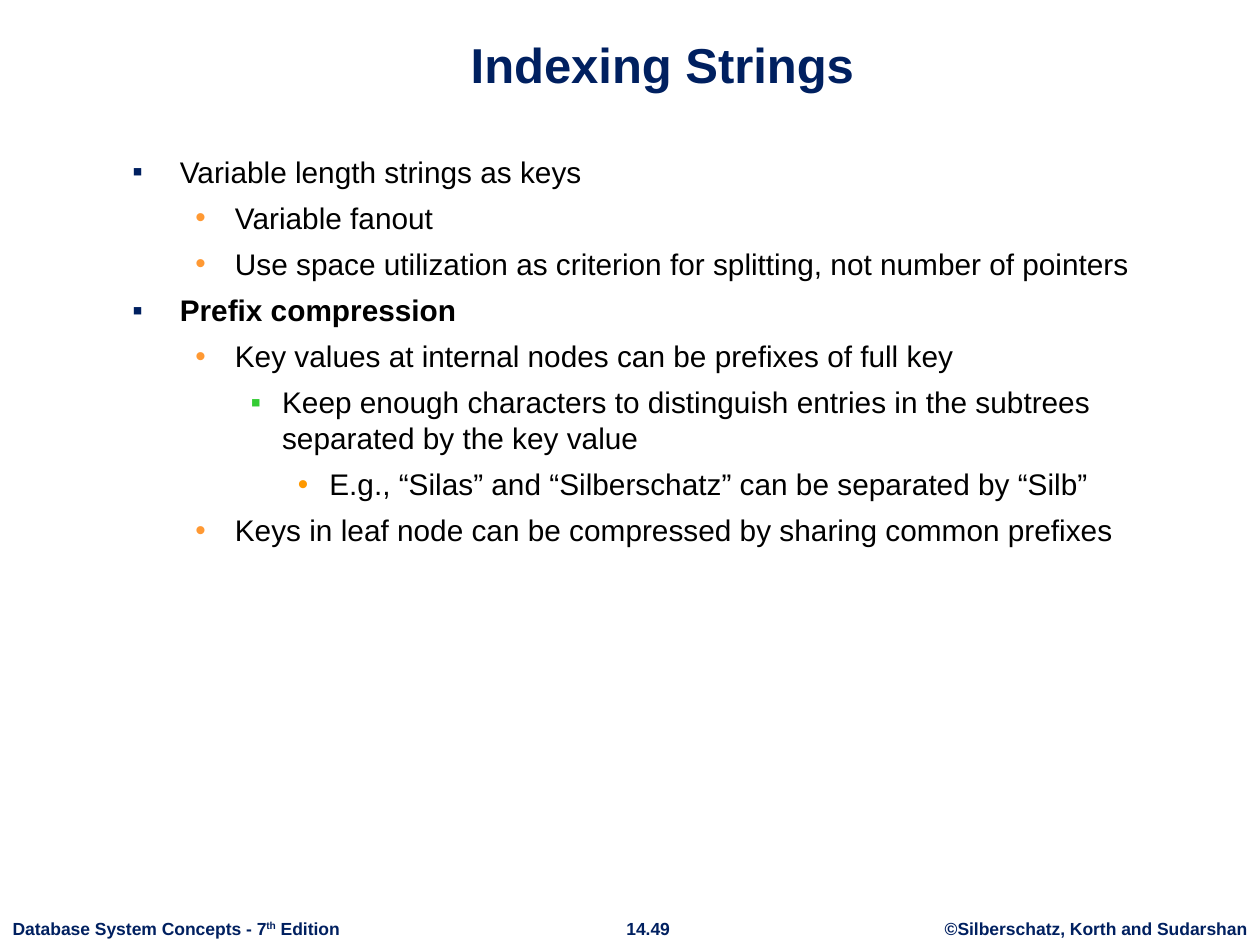
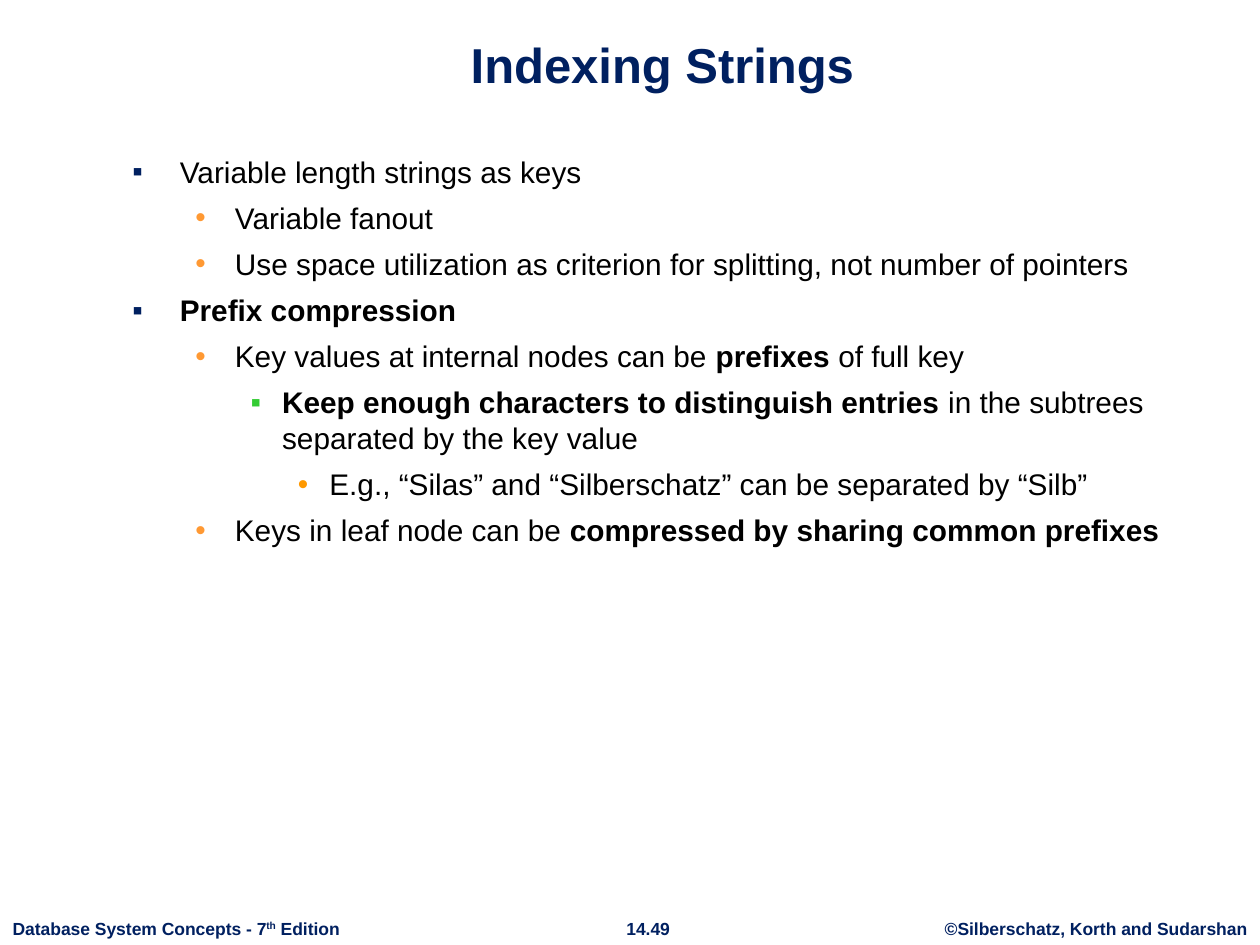
Before and after one commit to rizveeredwan/course-contents, a slide deck: slide 49 of CSE-3104/Slides/ch14.pptx. Drawn at 1260x945 pixels with LibreOffice and Linux fonts; fonts in the diff are those of the drawing; background and template pictures are left out. Boxes give left, top, right and bottom in pixels: in the first picture for what was removed or moved away, otherwise in the second. Text is boxed around its words. In the diff, an @@ line names an element or a change of style, - is before the commit and + after.

```diff
--- a/CSE-3104/Slides/ch14.pptx
+++ b/CSE-3104/Slides/ch14.pptx
@@ text at (235,345,1159,547): bold on in "prefixes", "Keep enough characters to distinguish entries", "compressed by sharing common prefixes" @@
```
Also in this commit, not shown: 5 other slides changed, 1 slide added, 1 other file.
